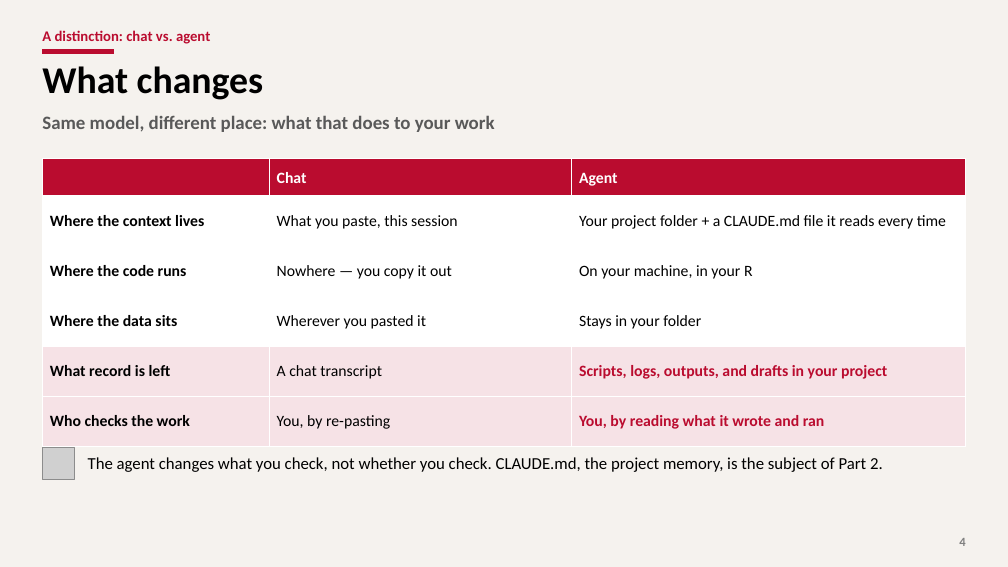
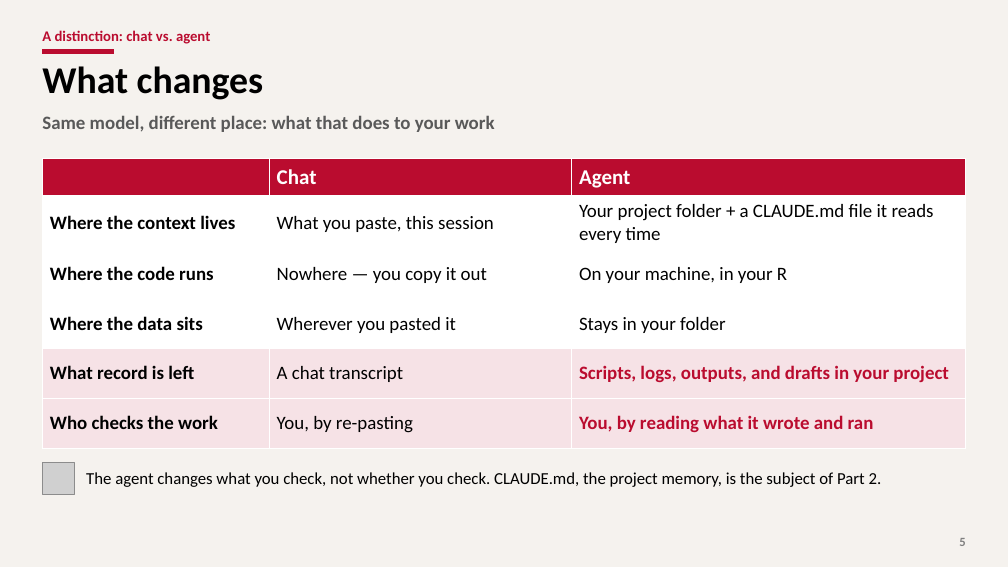
Before and after one commit to YungChun0303/ai_workshop_edu, a slide deck: slide 5 of part1_ai_landscape/slides/part1_ai_landscape.pptx (slide 4 before the commit). Drawn at 1008x567 pixels with LibreOffice and Linux fonts; fonts in the diff are those of the drawing; grey boxes stand for pictures; background and template pictures are left out. Boxes give left, top, right and bottom in pixels: in the first picture for what was removed or moved away, otherwise in the second. Text is boxed around its words. In the diff, an @@ line names an element or a change of style, - is before the commit and + after.

```diff
--- a/part1_ai_landscape/slides/part1_ai_landscape.pptx
+++ b/part1_ai_landscape/slides/part1_ai_landscape.pptx
@@ table at bbox=[42, 159, 966, 448] @@
@@ size 15 to 20 pt in "Chat", "Agent" @@
@@ size 15 to 18 pt @@
@@ picture: place and size @@
-picture at bbox=[42, 448, 74, 479]
+picture at bbox=[42, 463, 74, 495]
@@ text "The agent changes what you ...": place and size @@
-text "The agent changes what you ..." at bbox=[88, 457, 883, 472]
+text "The agent changes what you ..." at bbox=[86, 472, 882, 487]
@@ page number at bbox=[959, 538, 965, 546]: text changed @@
-4
+5
```
Also in this commit, not shown: 6 other slides changed, 3 slides added, 1 slide removed, 3 other files.
